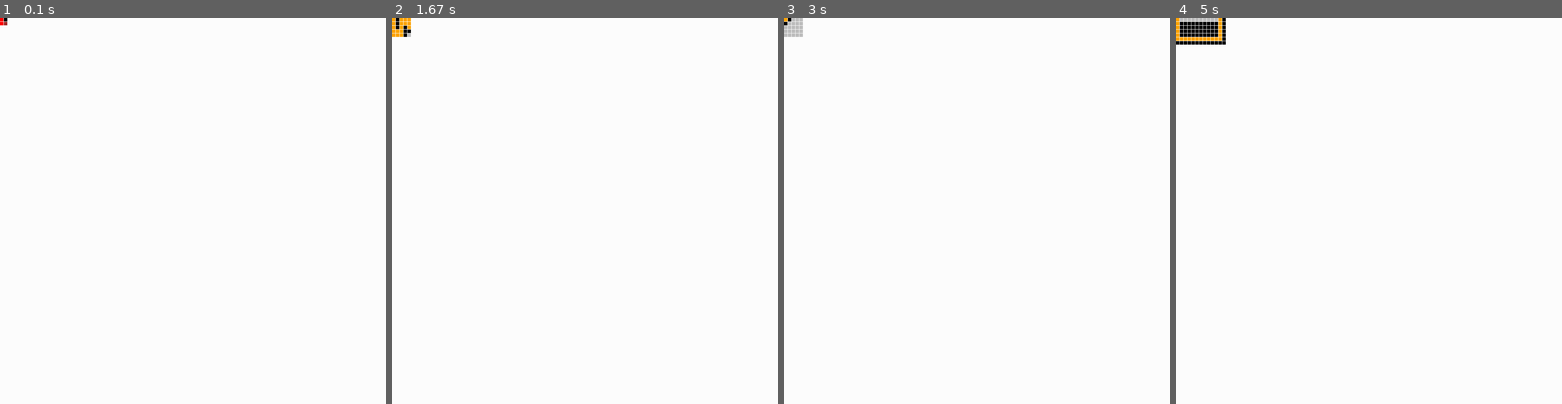
Above: before the commit, frames 1-4 (left to right).
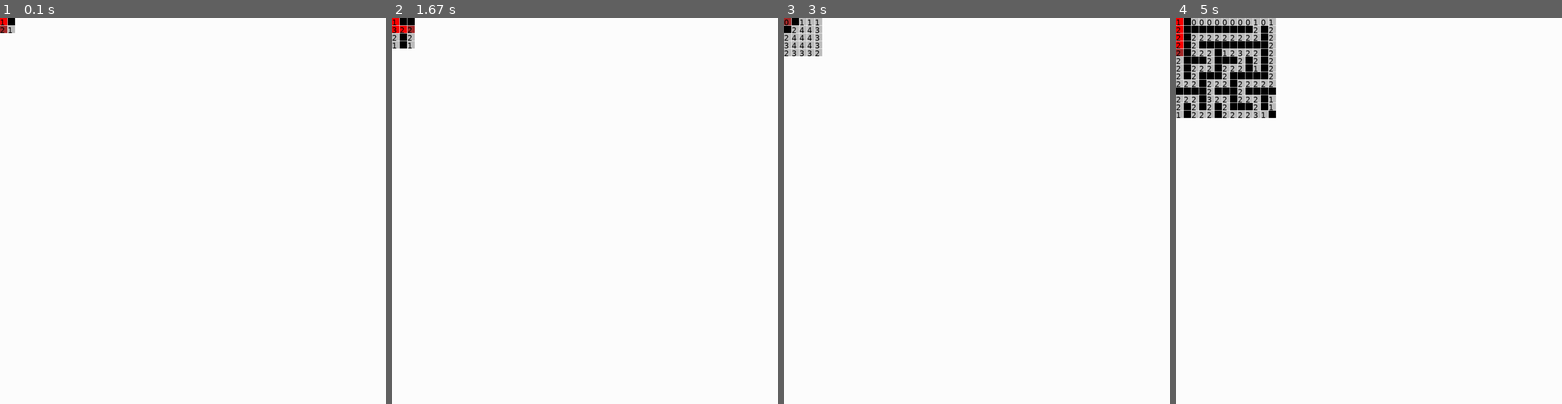
Above: after the commit, the same moments.

Repository: binnev/pygame_sandbox
Game: pygame game, started from maze_solver/__main__.py
Two runs of this game, one before a commit and one after it. Both use one fixed random seed, a clock stepped at 60 frames per second and the inputs below.
Inputs:
- Up to frame 1 (0.1 s): no input
- Up to frame 2 (1.67 s): tap Space at 0.33, 0.73, 1.23, 1.57 s
- Up to frame 3 (3 s): tap Space at 2.07, 2.37, 2.63 s
- Up to frame 4 (5 s): tap Space at 3.8, 4.1, 4.47, 4.87 s

The runs differ from the first frame. In frame 1, 0.1% of the frame differs, in the area x 0-4%, y 0-4%; in frame 2, 0.4%; in frame 3, 0.8%; in frame 4, 6.1%, in the area x 0-26%, y 0-26%.

Commit message:
Iterative solving works

Diff:
--- a/maze_solver/__main__.py
+++ b/maze_solver/__main__.py
@@ -16,7 +16,7 @@
 
 max_size = [0]
 
-fps = 60
+fps = 10
 window_width = 1000
 window_height = 1000
 window_caption = "Langton's Ant Simulator"
@@ -34,13 +34,6 @@
 for inp, solvable in MAZES:
     inp = "\n".join(inp)
     maze = Maze(inp)
-
-    path = maze.find_path()
-    print("-" * 120)
-    print(maze.string(path))
-    print("\n")
-    print("solved" if maze.is_solved else "not solved")
-
     running = True
     debug = False
     tick = 0
@@ -59,8 +52,11 @@
                 if event.key == pygame.K_SPACE:
                     running = False
 
+        maze.update()
+
         window.fill(pygame.Color("white"))  # clear the screen
         maze.draw(window)
         pygame.display.update()  # print to screen
 
         tick += 1
+        clock.tick(fps)
--- a/maze_solver/objects.py
+++ b/maze_solver/objects.py
@@ -1,9 +1,10 @@
+import pygame
 from pygame import Color
 from pygame.surface import Surface
 
 from fighting_game.objects import Entity, Group
 
-SCALING = 10
+SCALING = 20
 
 
 class NodeTypes:
@@ -23,8 +24,8 @@
         self.y = row
         super().__init__()
 
-    def draw(self, surface: Surface, debug: bool = False, color: tuple=None):
-        pixel_size = SCALING*0.99
+    def draw(self, surface: Surface, debug: bool = False, color: tuple = None):
+        pixel_size = SCALING * 0.99
         pixel = Surface((pixel_size, pixel_size))
         color = color or self.color
         pixel.fill(color[:3])
@@ -54,13 +55,21 @@
     @property
     def neighbours(self):
         """Prioritize going right and down"""
-        return filter(None, [self.right, self.down, self.left, self.up])
+        return list(filter(None, [self.right, self.down, self.left, self.up]))
 
     def __repr__(self) -> str:
         return NodeTypes.EXPLORED if self.explored else NodeTypes.EMPTY
 
     def __str__(self) -> str:
         return self.__repr__()
+
+    def draw(self, surface: Surface, debug: bool = False, color: tuple = None):
+        super().draw(surface, debug, color)
+        font = pygame.font.Font(pygame.font.match_font("ubuntu"), 20)
+        text_bitmap = font.render(f"{len(self.neighbours)}", True, Color("black"))
+        screen_x = self.x * SCALING
+        screen_y = self.y * SCALING
+        surface.blit(text_bitmap, (screen_x, screen_y))
 
 
 class Wall(Cell):
@@ -112,6 +121,8 @@
                     node_left.right = node
 
         self.rows = rows
+        self.path = list()  # the actual path from start to finish
+        self.path.append(self.rows[0][0])
 
     def add_nodes(self, *nodes):
         self.add_to_group(*nodes, group=self.nodes)
@@ -138,8 +149,28 @@
                 break
         return path
 
+    def depth_first_search_step(self):
+        if not self.path:  # we backtracked all the way to the beginning. Not solvable.
+            return  # not solvable
+        node = self.path[-1]
+        node.explored = True
+        if not node.neighbours:
+            return  # not solvable
+        # if all neighbours are visited, this is a dead end. Backtrack.
+        if all(n.explored for n in node.neighbours):
+            self.path.pop()
+            return  # continue
+
+        # otherwise, get the first unvisited neighbour
+        node = next(n for n in node.neighbours if not n.explored)
+        node.explored = True
+        self.path.append(node)
+
+        # win condition -- quit early
+        if node.is_finish:
+            self.is_solved = True
+
     def depth_first_search(self, row=0, col=0):
-        self.path = list()  # the actual path from start to finish
         node = self.rows[row][col]
         node.explored = True
         self.path.append(node)
@@ -168,10 +199,7 @@
 
     def string(self, path):
 
-        template = [
-            list(map(str, row))
-            for row in self.rows
-        ]
+        template = [list(map(str, row)) for row in self.rows]
         for node in path:
             template[node.row][node.col] = NodeTypes.PATH
         return "\n".join("".join(row) for row in template)
@@ -179,6 +207,12 @@
     def can_find_path(self, row=0, col=0):
         path = self.find_path(row, col)
         return (0, 0) in path and (self.height - 1, self.width - 1) in path
+
+    def update(self):
+        if self.is_solved:
+            return
+        self.depth_first_search_step()
+        super().update()
 
     def draw(self, surface: Surface, debug: bool = False):
         super().draw(surface, debug)
